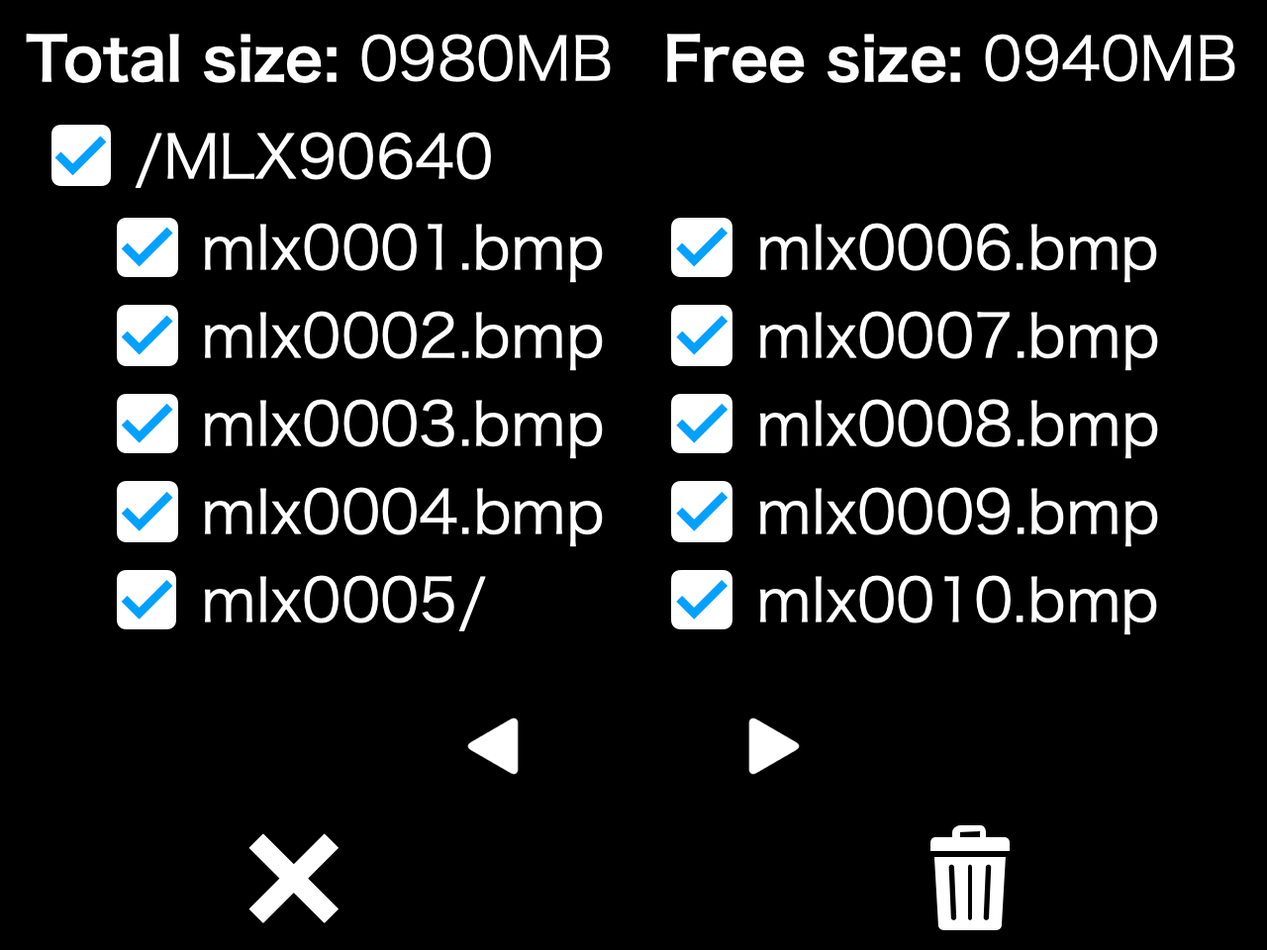
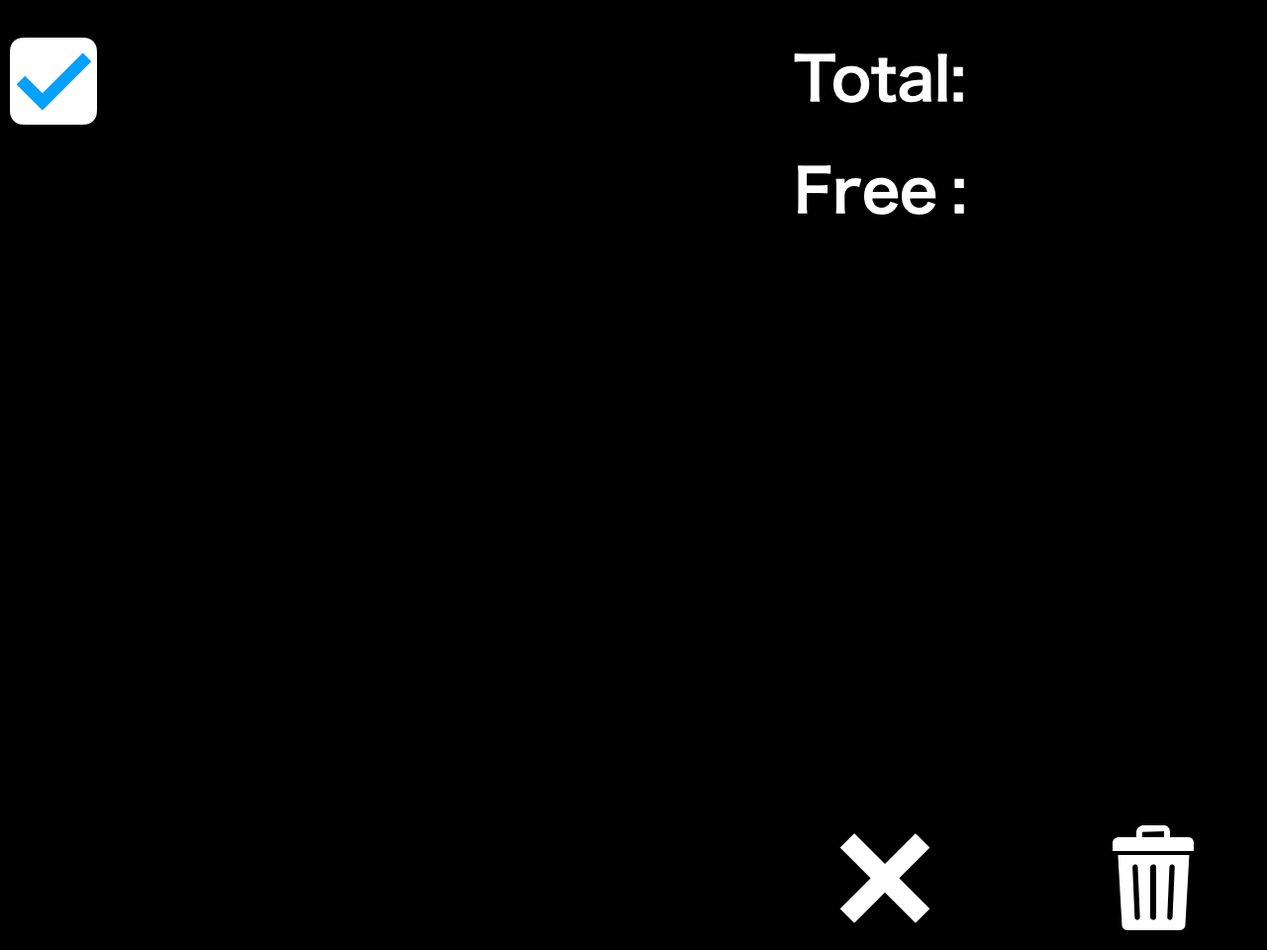
Comparing the layer stacks of the two (1267, 950) images. Changes:
added layer "Layer 14" (1st of 2) above "Layer 12" over (9, 32, 105, 133)
added layer "Layer 14" (2nd of 2) above "Layer 11" over (9, 32, 1236, 931)
added layer "Layer 11" (2nd of 2) above "Layer 10" over (9, 32, 1236, 931)
painted on "Layer 1" over (9, 32, 1236, 931)
